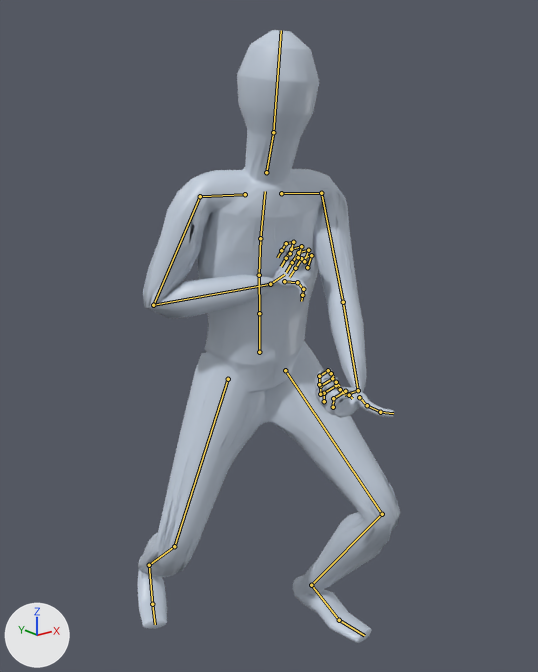
The glTF model app/assets/anims/Base/two_hand_attack_3.glb as it was, and as the next commit left it.
Camera for both pictures: a 50 mm lens placed at (-1.113, -1.545, 1.426), pointed at (-0.024, -0.184, 0.882). The lights are fixed; the arrows at lower left show +X, +Y and +Z. The older version comes first. Both versions are drawn at frame 16 of the action 'Animation'; the numbers are the values there. The bones that change, and the others that lie on the model, are drawn over the model as lines.

The first picture shows 'Body_human_male'.
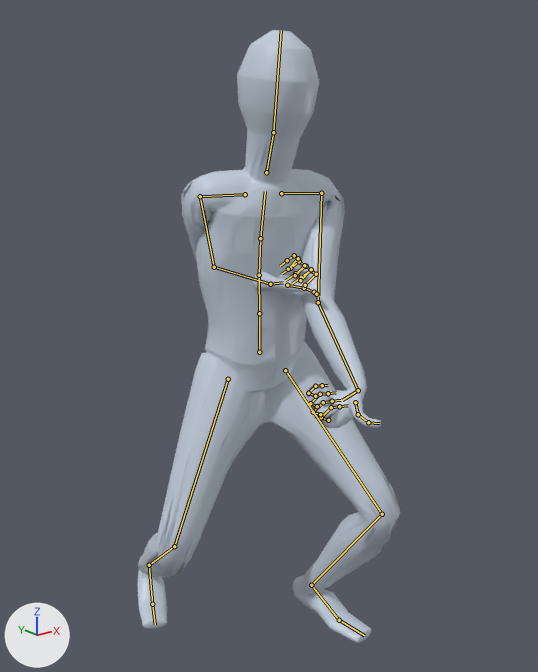
The edits, one by one:
Bone 'mixamorig:LeftArm' (bone_mixamorig_leftarm) turns from (-60, -44, -38) to (-114, -46, 18) degrees about its own x, y and z.
Bone 'mixamorig:LeftHand' (bone_mixamorig_lefthand) turns from (-126, -27, 108) to (-53, -20, 90) degrees about its own x, y and z.
Bone 'mixamorig:RightArm' (bone_mixamorig_rightarm) turns from (-58, -11, 56) to (-112, -8, 28) degrees about its own x, y and z.
Bone 'mixamorig:RightHand' (bone_mixamorig_righthand) turns from (17, 150, 32) to (-57, 10, -123) degrees about its own x, y and z.

Where the change shows, as pixel boxes (x1, y1, x2, y2) in the pictures (538 x 672 px):
'Body_human_male', posed
    both: (137, 30, 400, 643)
bone 'mixamorig:LeftArm', root to tip
    before: (321, 193) to (343, 302)
    after: (321, 193) to (318, 302)
bone 'mixamorig:LeftHand', root to tip
    before: (358, 390) to (344, 395)
    after: (358, 390) to (342, 400)
bone 'mixamorig:RightArm', root to tip
    before: (200, 196) to (153, 305)
    after: (200, 196) to (214, 267)
bone 'mixamorig:RightHand', root to tip
    before: (270, 284) to (284, 274)
    after: (270, 284) to (283, 282)
